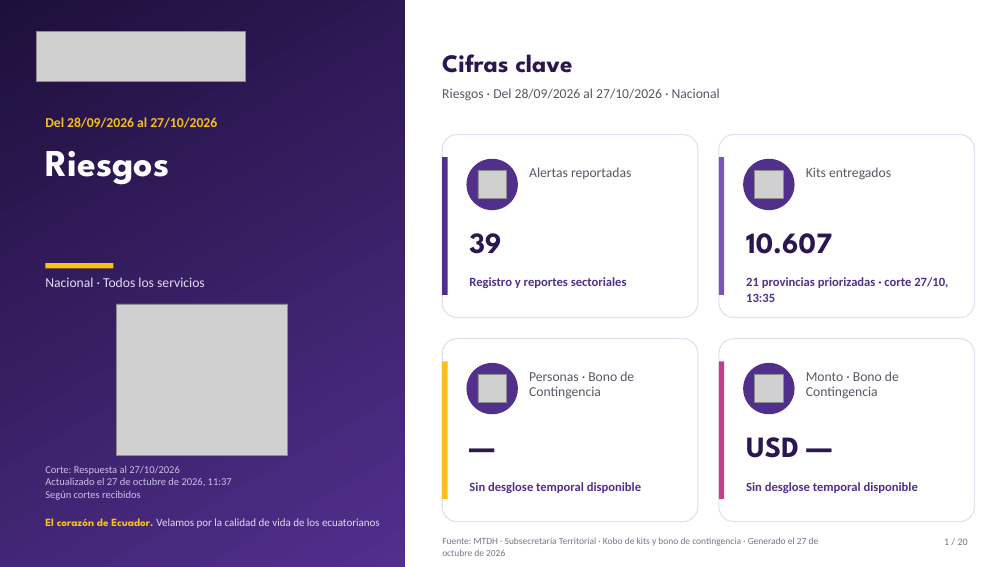
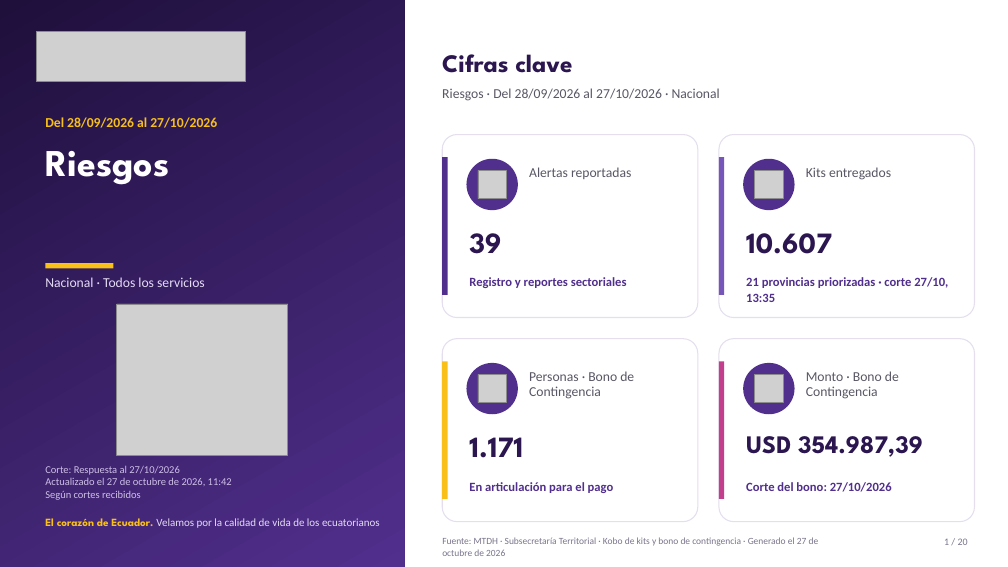
Before and after one commit to JuanAmbuludi/Sistema-Reporte-MTDH, a slide deck: slide 1 of docs/reportes/Seguimiento_ENOS_2026-10-26.pptx. Drawn at 1008x567 pixels with LibreOffice and Linux fonts; fonts in the diff are those of the drawing; grey boxes stand for pictures. Boxes give left, top, right and bottom in pixels: in the first picture for what was removed or moved away, otherwise in the second. Text is boxed around its words. In the diff, an @@ line names an element or a change of style, - is before the commit and + after.

Commit message:
Restituir los 1.171 casos de bono confirmados para el período desde el 28/09

```diff
--- a/docs/reportes/Seguimiento_ENOS_2026-10-26.pptx
+++ b/docs/reportes/Seguimiento_ENOS_2026-10-26.pptx
@@ text at (x1=469, y1=437, x2=523, y2=458): text changed @@
-—
+1.171
@@ text at (x1=746, y1=436, x2=923, y2=457): text changed; size 28 to 24 pt @@
-USD —
+USD 354.987,39
@@ text at (x1=45, y1=478, x2=232, y2=486): text changed @@
-Actualizado el 27 de octubre de 2026, 11:37
+Actualizado el 27 de octubre de 2026, 11:42
@@ text at (x1=469, y1=482, x2=614, y2=493): text changed @@
-Sin desglose temporal disponible
+En articulación para el pago
@@ text at (x1=746, y1=482, x2=892, y2=492): text changed @@
-Sin desglose temporal disponible
+Corte del bono: 27/10/2026
```
Also in this commit, not shown: 4 other slides changed, 10 other files.
